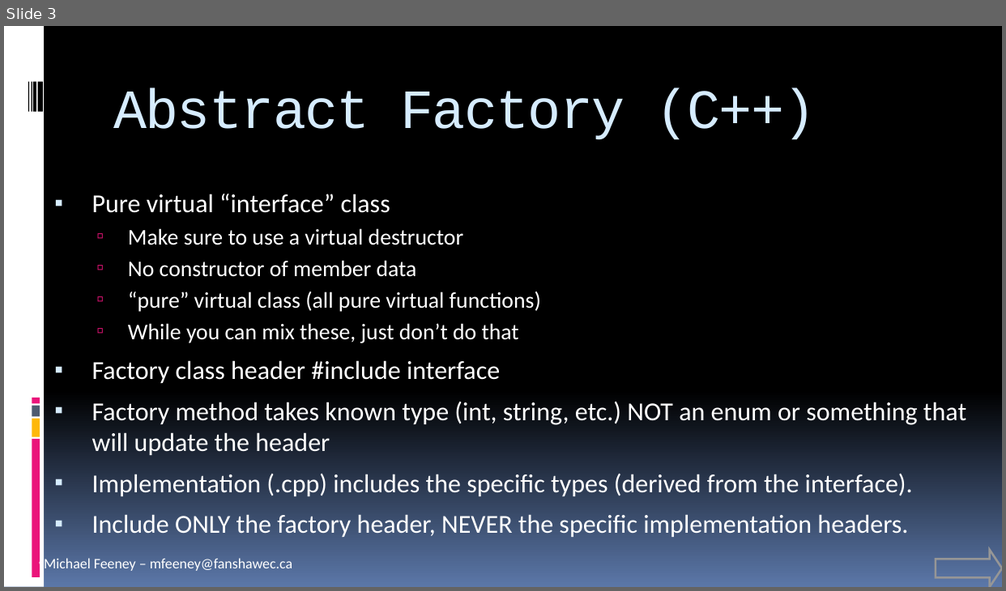
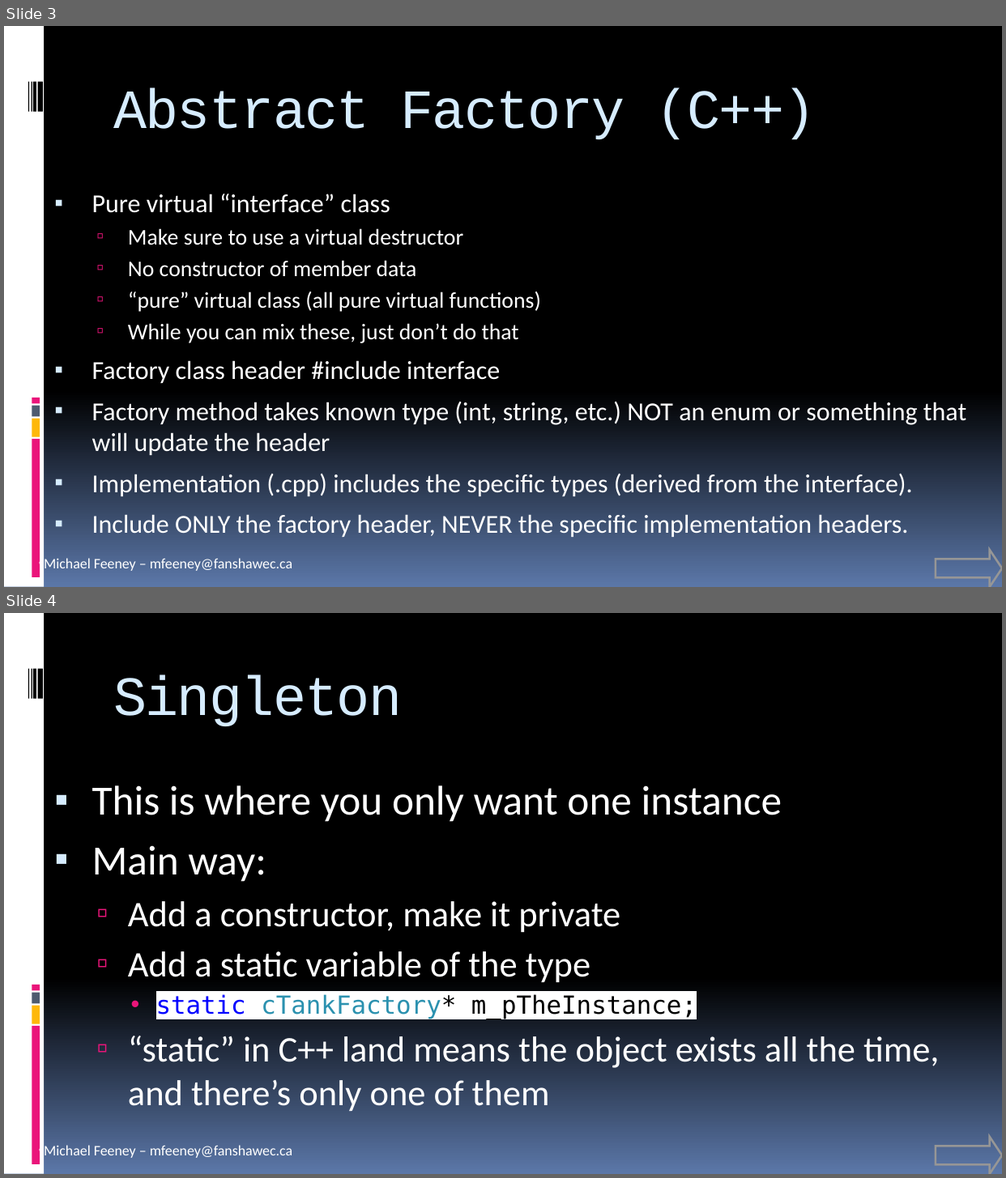
Before and after one commit to FeeneyCodes/GDP202425, a slide deck: 6044_FramPat/D2D/INFO_6044_Patterns (live document).pptx. Shown one above the other, each under a label of ours: slide 3 before the commit, slides 3 and 4 after it. The pictures are 1006x591 and 1006x1178 pixels, drawn with LibreOffice and Linux fonts; fonts in the diff are those of the drawing. Boxes give left, top, right and bottom in pixels: in the first picture for what was removed or moved away, otherwise in the second. Text is boxed around its words. In the diff, an @@ line names an element or a change of style, - is before the commit and + after.

Commit message:
now with a tank factory

```diff
--- a/6044_FramPat/D2D/INFO_6044_Patterns (live document).pptx
+++ b/6044_FramPat/D2D/INFO_6044_Patterns (live document).pptx
@@ slide 4 added at (4, 613, 1002, 1174), background gradient #000000 to #5B77A8; not listed: 10 template elements that a slide beside it also shows @@
@@ title added at (113, 675, 402, 726), 40 pt, text #D6ECFF @@
+Singleton
@@ text added at (92, 786, 939, 1111), 26 pt, text #FFFFFF @@
+▪ This is where you only want one instance
+▪ Main way:
+  ▫ Add a constructor, make it private
+  ▫ Add a static variable of the type
+    • static cTankFactory* m_pTheInstance;
+  ▫ “static” in C++ land means the object exists all the time, and there’s only one of them
@@ right arrow added at (935, 1137, 1002, 1174), outline #969696 1.5 pt @@
```
Also in this commit, not shown: 1 slide changed, 3 other slides added, 22 other files.
